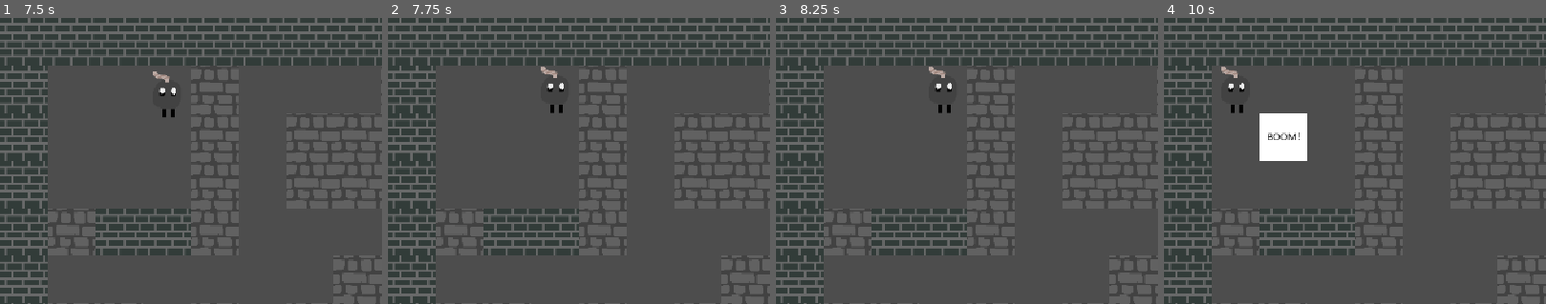
Above: before the commit, frames 1-4 (left to right).
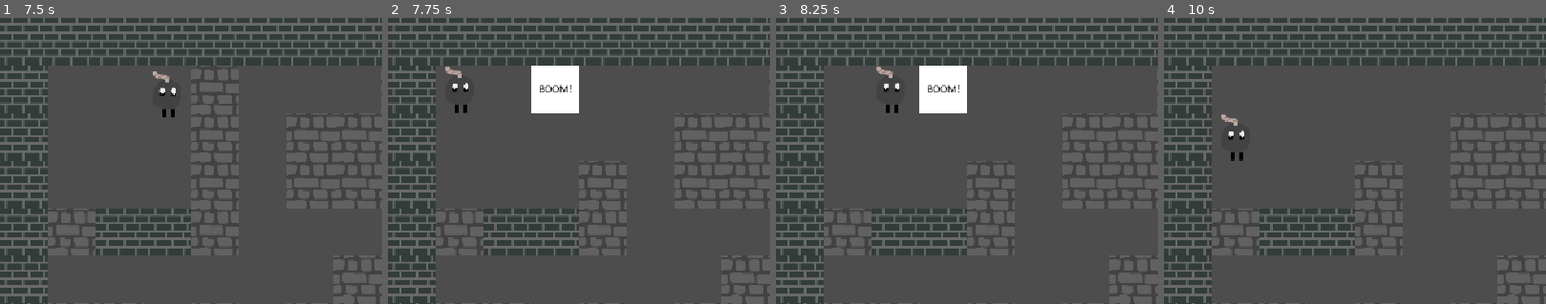
Above: after the commit, the same moments.

Repository: SupersonicCrab/GMTK2026
Game: Godot game, scene res://scenes/menus/main_menu.tscn
Same seed, same stepped clock (60 frames per second), same inputs: the game is played once before the commit and once after it.
Inputs:
- Up to frame 1 (7.5 s): click "Play da game" at 0.5 s; tap Enter at 1.25, 2.75, 4.25 s; hold D (MoveRight) 1.28-2.03 s; tap Space at 2, 3.5, 5 s; hold S (MoveDown) 2.03-2.78 s; hold D (MoveRight) 2.78-3.53 s; hold W (MoveUp) 3.53-4.28 s; hold A (MoveLeft) 4.28-5.78 s; hold S (MoveDown) 5.78-6.53 s; hold D (MoveRight) 6.53-7.28 s; hold W (MoveUp) from 7.28 s (still down)
- Up to frame 2 (7.75 s): keep holding W (MoveUp)
- Up to frame 3 (8.25 s): release W (MoveUp) at 8.03 s; hold D (MoveRight) from 8.03 s (still down)
- Up to frame 4 (10 s): release D (MoveRight) at 8.78 s; hold S (MoveDown) 8.78-9.53 s; hold A (MoveLeft) from 9.53 s (still down)
The pictures show only the part of the screen within x 0-50%, y 0-50%; the shares and areas given below are measured in that part.

Frame 1 is identical in both runs. In frame 2, 2.3% of the frame differs, in the area x 15-50%, y 16-34%; in frame 3, 2.3%; in frame 4, 2.5%, in the area x 15-38%, y 17-50%.

Commit message:
enforcing naming conventions, file structure organization, obsidian notes

Diff:
--- a/GodotProject/gmtk-2026/scenes/levels/LevelPrefab.tscn
+++ b/GodotProject/gmtk-2026/scenes/levels/level_prefab.tscn
@@ -1,20 +1,20 @@
 [gd_scene format=4 uid="uid://tq1c7l0cxf6p"]
 
-[ext_resource type="PackedScene" uid="uid://cif5xhi77ln4u" path="res://scenes/level_manager.tscn" id="1_b4vpe"]
-[ext_resource type="PackedScene" uid="uid://cjsj7aduji3mm" path="res://scenes/objects/destructible_wall.tscn" id="2_2urex"]
-[ext_resource type="PackedScene" uid="uid://ck5lenyq7mwgt" path="res://scenes/player.tscn" id="2_4q1i7"]
-[ext_resource type="Texture2D" uid="uid://dv4ay11tp8ypm" path="res://assets/debugstaticwall.png" id="3_2urex"]
-[ext_resource type="PackedScene" uid="uid://buqf60l6p7f7c" path="res://scenes/objects/scissors.tscn" id="5_qwyq3"]
+[ext_resource type="PackedScene" uid="uid://cif5xhi77ln4u" path="res://scenes/level_manager.tscn" id="1_c2bev"]
+[ext_resource type="PackedScene" uid="uid://ck5lenyq7mwgt" path="res://scenes/player.tscn" id="2_k88ha"]
+[ext_resource type="PackedScene" uid="uid://cjsj7aduji3mm" path="res://scenes/objects/destructible_wall.tscn" id="3_nkmkj"]
+[ext_resource type="Texture2D" uid="uid://dv4ay11tp8ypm" path="res://assets/debug/debug_static_wall.png" id="4_fl5jg"]
+[ext_resource type="PackedScene" uid="uid://buqf60l6p7f7c" path="res://scenes/objects/scissors.tscn" id="5_x3x2x"]
 
 [sub_resource type="TileSetScenesCollectionSource" id="TileSetScenesCollectionSource_4q1i7"]
-scenes/1/scene = ExtResource("2_2urex")
+scenes/1/scene = ExtResource("3_nkmkj")
 
 [sub_resource type="TileSet" id="TileSet_yf5fn"]
 tile_size = Vector2i(64, 64)
 sources/0 = SubResource("TileSetScenesCollectionSource_4q1i7")
 
 [sub_resource type="TileSetAtlasSource" id="TileSetAtlasSource_4q1i7"]
-texture = ExtResource("3_2urex")
+texture = ExtResource("4_fl5jg")
 texture_region_size = Vector2i(64, 64)
 0:0/0 = 0
 0:0/0/physics_layer_0/polygon_0/points = PackedVector2Array(-32, -32, 32, -32, 32, 32, -32, 32)
@@ -24,11 +24,11 @@
 physics_layer_0/collision_layer = 1
 sources/0 = SubResource("TileSetAtlasSource_4q1i7")
 
-[node name="TestLevel" type="Node2D" unique_id=1377552078]
+[node name="LevelPrefab" type="Node2D" unique_id=1377552078]
 
-[node name="LevelManager" parent="." unique_id=776668038 instance=ExtResource("1_b4vpe")]
+[node name="LevelManager" parent="." unique_id=776668038 instance=ExtResource("1_c2bev")]
 
-[node name="Player" parent="LevelManager" unique_id=851030699 instance=ExtResource("2_4q1i7")]
+[node name="Player" parent="LevelManager" unique_id=851030699 instance=ExtResource("2_k88ha")]
 position = Vector2(64, 64)
 
 [node name="ScenesTileMap" type="TileMapLayer" parent="." unique_id=1052665844]
--- a/GodotProject/gmtk-2026/scenes/objects/destructible_wall.tscn
+++ b/GodotProject/gmtk-2026/scenes/objects/destructible_wall.tscn
@@ -1,6 +1,6 @@
 [gd_scene format=3 uid="uid://cjsj7aduji3mm"]
 
-[ext_resource type="Texture2D" uid="uid://byxxisgkfd41q" path="res://assets/debugwalltile.png" id="1_70l8e"]
+[ext_resource type="Texture2D" uid="uid://byxxisgkfd41q" path="res://assets/debug/debug_wall_tile.png" id="1_70l8e"]
 
 [sub_resource type="SpriteFrames" id="SpriteFrames_dgbkm"]
 animations = [{
--- a/GodotProject/gmtk-2026/scenes/objects/pickup.tscn
+++ b/GodotProject/gmtk-2026/scenes/objects/pickup.tscn
@@ -1,6 +1,6 @@
 [gd_scene format=3 uid="uid://e8ibx60gxorf"]
 
-[ext_resource type="Texture2D" uid="uid://csltkrjfuog7b" path="res://assets/debugitem.png" id="1_ehort"]
+[ext_resource type="Texture2D" uid="uid://csltkrjfuog7b" path="res://assets/debug/debug_item.png" id="1_ehort"]
 
 [sub_resource type="SpriteFrames" id="SpriteFrames_dgbkm"]
 animations = [{
--- a/GodotProject/gmtk-2026/scenes/objects/timer.tscn
+++ b/GodotProject/gmtk-2026/scenes/objects/timer.tscn
@@ -1,6 +1,6 @@
 [gd_scene format=3 uid="uid://cktb5ucao6ojv"]
 
-[ext_resource type="Texture2D" uid="uid://dl1hush0omt4d" path="res://assets/TimerSprite.png" id="1_y3qkn"]
+[ext_resource type="Texture2D" uid="uid://dl1hush0omt4d" path="res://assets/timer_animated.png" id="1_y3qkn"]
 
 [sub_resource type="AtlasTexture" id="AtlasTexture_ujwr8"]
 atlas = ExtResource("1_y3qkn")
--- a/GodotProject/gmtk-2026/scenes/player.tscn
+++ b/GodotProject/gmtk-2026/scenes/player.tscn
@@ -1,7 +1,7 @@
 [gd_scene format=3 uid="uid://ck5lenyq7mwgt"]
 
 [ext_resource type="Script" uid="uid://qbhlghi2fadr" path="res://scripts/player.gd" id="1_3vyb7"]
-[ext_resource type="Texture2D" uid="uid://cs37de5jgefbl" path="res://assets/debugplayersprite.png" id="2_g2els"]
+[ext_resource type="Texture2D" uid="uid://cs37de5jgefbl" path="res://assets/debug/debug_player.png" id="2_g2els"]
 
 [sub_resource type="SpriteFrames" id="SpriteFrames_dgbkm"]
 animations = [{
--- a/GodotProject/gmtk-2026/scenes/vfx/explosion.tscn
+++ b/GodotProject/gmtk-2026/scenes/vfx/explosion.tscn
@@ -1,6 +1,6 @@
 [gd_scene format=3 uid="uid://bfedl0lmrynim"]
 
-[ext_resource type="Texture2D" uid="uid://drly1avno1gn" path="res://assets/debugboom.png" id="1_rckmw"]
+[ext_resource type="Texture2D" uid="uid://drly1avno1gn" path="res://assets/debug/debug_boom.png" id="1_rckmw"]
 [ext_resource type="Script" uid="uid://eqyx32a6qjbe" path="res://scripts/explosion.gd" id="2_2au8o"]
 
 [sub_resource type="SpriteFrames" id="SpriteFrames_dgbkm"]
--- a/GodotProject/gmtk-2026/scripts/level_manager.gd
+++ b/GodotProject/gmtk-2026/scripts/level_manager.gd
@@ -1,7 +1,8 @@
 extends Node2D
 
 @export var LivesRemaining = 5
-@export var DefaultSteps = 10
+@export var DefaultSteps = 8
+@export var BoostedDefaultSteps = 16
 var TotalStepsTaken = 0
 var StepsRemaining = DefaultSteps
 
@@ -10,21 +11,20 @@
 	return StepsRemaining > 0
 
 func OnPlayerStepTaken():
-	print("Player moved!")
 	if StepsRemaining > 0:
 		StepsRemaining -= 1
 		TotalStepsTaken += 1
+		print("player moved " + str(StepsRemaining) + " steps remaining")
 	if StepsRemaining <= 0:
 		$Player.Explode()
 
 func OnPlayerExploded():
-	print("Kaboom")
 	LivesRemaining -= 1
+	print("player exploded " + str(LivesRemaining) + " lives remaining")
 	if LivesRemaining <= 0:
 		GameOver()
 	StepsRemaining = DefaultSteps
 
 func GameOver():
-	print("Level Failed")
-	print("Total steps taken " + str(TotalStepsTaken))
+	print("level failed, restarting level. total steps taken" + str(TotalStepsTaken))
 	get_tree().reload_current_scene()
--- a/GodotProject/gmtk-2026/scripts/main_menu.gd
+++ b/GodotProject/gmtk-2026/scripts/main_menu.gd
@@ -1,7 +1,7 @@
 extends Control
 
 func _on_play_button_pressed() -> void:
-	get_tree().change_scene_to_file("res://scenes/levels/LevelPrefab.tscn")
+	get_tree().change_scene_to_file("res://scenes/levels/level_prefab.tscn")
 
 func _on_options_pressed() -> void:
 	get_tree().change_scene_to_file("res://scenes/menus/options_menu.tscn")
--- a/GodotProject/gmtk-2026/scripts/scissors.gd
+++ b/GodotProject/gmtk-2026/scripts/scissors.gd
@@ -1,6 +1,6 @@
 extends Area2D
 
-@export var NextLevel = "res://scenes/levels/LevelPrefab.tscn"
+@export var NextLevel = "res://scenes/levels/level_prefab.tscn"
 
 func _on_area_entered(area: Area2D) -> void:
 	print("completed level")
Binary file added: GodotProject/gmtk-2026/assets/debug/debug_boom.png
Not shown, changed: GodotProject/gmtk-2026/assets/debug/debug_boom.png.import
Binary file added: GodotProject/gmtk-2026/assets/debug/debug_item.png
Not shown, changed: GodotProject/gmtk-2026/assets/debug/debug_item.png.import
Binary file added: GodotProject/gmtk-2026/assets/debug/debug_player.png
Not shown, changed: GodotProject/gmtk-2026/assets/debug/debug_player.png.import
Binary file added: GodotProject/gmtk-2026/assets/debug/debug_static_wall.png
Not shown, changed: GodotProject/gmtk-2026/assets/debug/debug_static_wall.png.import
Binary file added: GodotProject/gmtk-2026/assets/debug/debug_wall_tile.png
Not shown, changed: GodotProject/gmtk-2026/assets/debug/debug_wall_tile.png.import
Binary file added: GodotProject/gmtk-2026/assets/environment_tileset.png
Not shown, changed: GodotProject/gmtk-2026/assets/environment_tileset.png.import
(and 10 more such lines)
